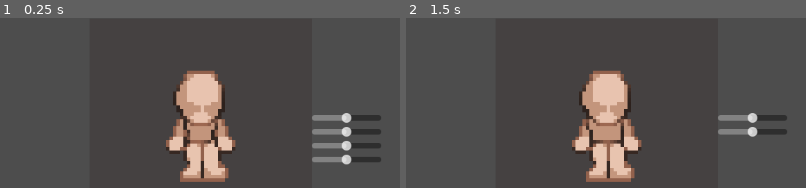
Above: before the commit, frames 1-2 (left to right).
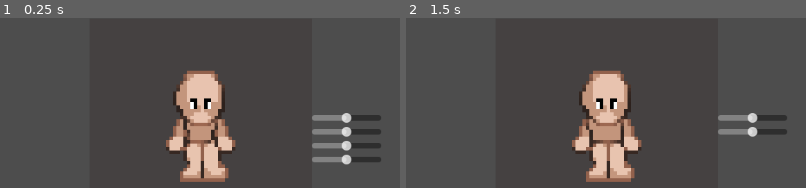
Above: after the commit, the same moments.

Repository: p1petto/CharacterMakerNew
Game: Godot game, scene res://Scenes/maker.tscn
Two runs of this game, one before a commit and one after it. Both use one fixed random seed, a clock stepped at 60 frames per second and the inputs below. The engine's default icon, where the game draws it, is replaced by a stand-in: a white triangle on a blue panel in a dark square.
Inputs (mouse positions are % of the whole screen's width and height, from its top left):
- Up to frame 1 (0.25 s): no input
- Up to frame 2 (1.5 s): click (15, 77) at 0.5 s; click (24, 77) at 1.27 s
The pictures show only the part of the screen within x 25-75%, y 1-51%; the shares and areas given below are measured in that part.

The runs differ from the first frame. In frame 1, 0.2% of the frame differs, in the area x 47-53%, y 47-54%; in frame 2, 0.2%.

Commit message:
added: Статические элементы создаются в начале

Diff:
--- a/Scenes/maker.tscn
+++ b/Scenes/maker.tscn
@@ -74,6 +74,7 @@
 render_target_update_mode = 4
 
 [node name="Character" parent="SubViewportContainer/SubViewport" instance=ExtResource("1_12d3f")]
+started_static_elements = Array[ExtResource("5_sbt4v")]([ExtResource("14_7nups"), ExtResource("17_nc5m7")])
 
 [node name="UI" type="CanvasLayer" parent="."]
 
--- a/Scripts/StaticElements/static_element.gd
+++ b/Scripts/StaticElements/static_element.gd
@@ -5,6 +5,8 @@
 @export var static_resource: Static
 
 var current_direction: String = "down"
+var is_symmetrical = false
+
 # Called when the node enters the scene tree for the first time.
 func _ready() -> void:
 	sprite_frames = static_resource.sprite_frames
--- a/Scripts/UI/catalog.gd
+++ b/Scripts/UI/catalog.gd
@@ -36,22 +36,19 @@
 	return catallog_container.get_node(tab_name)
 
 func _on_check_button_toggled(toggled_on):
-	# Find the check button in the linked symmetrical element
 	var linked_tab = current_tab.linked_symmetrical_element
 	if linked_tab:
 		var linked_check_button = linked_tab.get_node("VBoxContainer/CustomCheckButton")
-
-		# Check if the button exists and its state is different from toggled_on
 		if linked_check_button and linked_check_button.get_node("CheckButton").button_pressed != toggled_on:
-			# Set the linked button's state without triggering signals
 			linked_check_button.get_node("CheckButton").set_pressed_no_signal(toggled_on)
 
-
-
-		var current_node = character.find_child(current_tab.name, true, false)
-		if current_node:
+		if current_tab.is_in_group("StaticTab"):
+			var current_node = character.find_child(current_tab.name, true, false)
 			current_node.is_symmetrical = toggled_on
-
-		var linked_node = character.find_child(linked_tab.name, true, false)
-		if linked_node:
+			var linked_node = character.find_child(linked_tab.name, true, false)
 			linked_node.is_symmetrical = toggled_on
+		else:
+			var current_node = character.get_node(str(current_tab.name))
+			current_node.is_symmetrical = toggled_on
+			var linked_node = character.get_node(str(linked_tab.name))
+			linked_node.is_symmetrical = toggled_on
--- a/Scripts/character.gd
+++ b/Scripts/character.gd
@@ -1,5 +1,6 @@
 extends Node2D
 
+@export var started_static_elements: Array[CatalogItem] = []
 @onready var head_static_elements = $"Head/Polygon2D"
 @onready var body_static_elements = $"Body/Polygon2D"
 
@@ -13,6 +14,14 @@
 func _ready() -> void:
 	for button in direction_controller.get_children():
 		button.direction_changed.connect(_on_direction_changed)
+
+	for element in started_static_elements:
+		var static_element_scene = preload("res://Scenes/static_element.tscn")
+		var static_element = static_element_scene.instantiate()
+		static_element.static_resource = element.static_element
+		static_element.name = element.item_class
+		static_element.change_direction(cur_dir)
+		head_static_elements.add_child(static_element)
 
 func _process(delta: float) -> void:
 	pass
